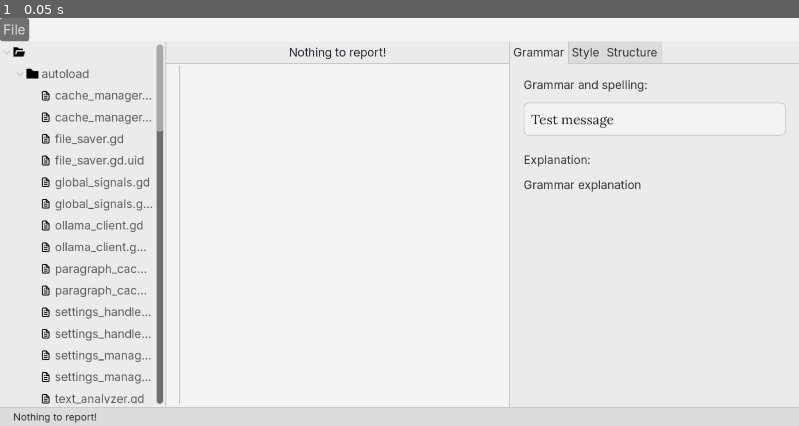
Above: before the commit, frame 1.
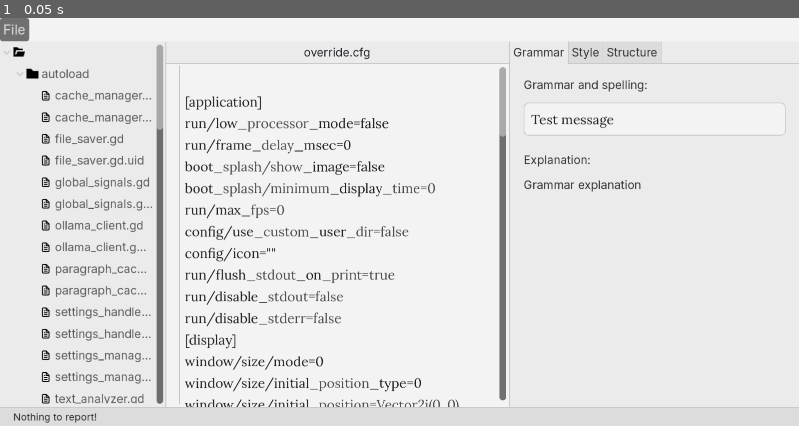
Above: after the commit, the same moment.

Repository: olafjanssen/snorfeld
Game: Godot game, scene res://scenes/editor.tscn
Same seed, same stepped clock (60 frames per second), same inputs: the game is played once before the commit and once after it.
Inputs:
- Up to frame 1 (0.05 s): no input

The runs differ from the first frame. In frame 1, 3.9% of the frame differs, in the area x 19-64%, y 7-96%.

Commit message:
Added file title and open last opened file

Diff:
--- /dev/null
+++ b/scenes/text_editor.gd
@@ -0,0 +1,15 @@
+extends Control
+
+@onready var TitleMessage: Label = $VBoxContainer/PanelContainer/HBoxContainer/TitleMessage
+
+func _ready():
+	GlobalSignals.file_changed.connect(_on_file_changed)
+	GlobalSignals.file_selected.connect(_on_file_selected)
+	TitleMessage.text = ""
+
+func _on_file_selected(path: String):
+	TitleMessage.text = path.get_file() if path else ""
+
+func _on_file_changed(path: String, content: String):
+	if path:
+		TitleMessage.text = path.get_file()
--- a/scenes/text_editor.tscn
+++ b/scenes/text_editor.tscn
@@ -2,6 +2,7 @@
 
 [ext_resource type="Script" uid="uid://bi62sfsesemnm" path="res://scenes/code_edit.gd" id="1_sdthn"]
 [ext_resource type="Theme" uid="uid://o8gx2nmawf21" path="res://themes/light_theme.tres" id="1_ytqh7"]
+[ext_resource type="Script" path="res://scenes/text_editor.gd" id="2"]
 
 [sub_resource type="StyleBoxFlat" id="StyleBoxFlat_xyvjo"]
 bg_color = Color(0.92156863, 0.92156863, 0.9254902, 1)
@@ -15,6 +16,7 @@
 anchor_bottom = 1.0
 grow_horizontal = 2
 grow_vertical = 2
+script = ExtResource("2")
 
 [node name="VBoxContainer" type="VBoxContainer" parent="." unique_id=3943721]
 layout_mode = 1
--- a/scenes/tree_script.gd
+++ b/scenes/tree_script.gd
@@ -28,6 +28,10 @@
 	config.set_value("general", "last_folder", current_path)
 	config.save(CONFIG_FILE)
 
+func _save_last_file(file_path: String):
+	config.set_value("general", "last_file", file_path)
+	config.save(CONFIG_FILE)
+
 func _ensure_trailing_slash(path: String) -> String:
 	if not path.ends_with("/") and not path.ends_with("://"):
 		return path + "/"
@@ -48,6 +52,8 @@
 	root_item.set_metadata(0, {"path": current_path, "is_dir": true})
 	_refresh_files(root_item, _ensure_trailing_slash(current_path))
 
+	# Select first text file after building tree
+	call_deferred("_select_first_text_file")
 	is_building_tree = false
 
 func _refresh_files(parent_item: TreeItem, path: String):
@@ -121,6 +127,7 @@
 		_save_config()
 	else:
 		GlobalSignals.file_selected.emit(path)
+		_save_last_file(path)
 
 func _on_open_folder_requested():
 	var dialog: FileDialog = FileDialog.new()
@@ -144,31 +151,53 @@
 
 func _setup_file_tree_deferred():
 	_setup_file_tree()
-	# Select the first text file in the folder
-	_select_first_text_file()
 
 func _select_first_text_file():
-	await get_tree().process_frame  # Wait for tree to be populated
-	# Start from root's first child (skip the root itself)
+	# Try to select the last opened file first
+	var last_file = ""
+	if config.load(CONFIG_FILE) == OK:
+		last_file = config.get_value("general", "last_file", "")
+
+	if last_file != "" and FileAccess.file_exists(last_file):
+		# Try to find the last opened file in the tree
+		var found = _find_tree_item_by_path(get_root(), last_file)
+		if found != null:
+			found.select(0)
+			return
+
+	# Fall back to first text file in the entire tree
 	var root = get_root()
-	if root != null and root.get_child_count() > 0:
-		var first_text_item = _find_first_text_file_item(root.get_child(0))
-		if first_text_item != null:
-			first_text_item.select(0)
-			_on_item_selected()
-
-func _find_first_text_file_item(parent: TreeItem) -> TreeItem:
+	if root == null:
+		return
+
+	# Use a simple iterative approach
+	var stack = [root]
+	while stack.size() > 0:
+		var parent = stack.pop_back()
+		for i in range(parent.get_child_count()):
+			var child = parent.get_child(i)
+			var info = child.get_metadata(0)
+			if info != null:
+				var path = info["path"]
+				var is_dir = info["is_dir"]
+				if not is_dir and _is_text_file(path):
+					child.select(0)
+					return
+				if is_dir:
+					stack.append(child)
+
+func _find_tree_item_by_path(parent: TreeItem, target_path: String) -> TreeItem:
+	if parent == null:
+		return null
+
+	var info = parent.get_metadata(0)
+	if info != null and info["path"] == target_path:
+		return parent
+
 	for i in range(parent.get_child_count()):
 		var child = parent.get_child(i)
-		var info = child.get_metadata(0)
-		if info != null:
-			var path = info["path"]
-			var is_dir = info["is_dir"]
-			if not is_dir and _is_text_file(path):
-				return child
-			# Recursively check subdirectories
-			if is_dir:
-				var found = _find_first_text_file_item(child)
-				if found != null:
-					return found
+		var found = _find_tree_item_by_path(child, target_path)
+		if found != null:
+			return found
+
 	return null
Not shown, added: scenes/text_editor.gd.uid
Not shown, changed: TODO.md
